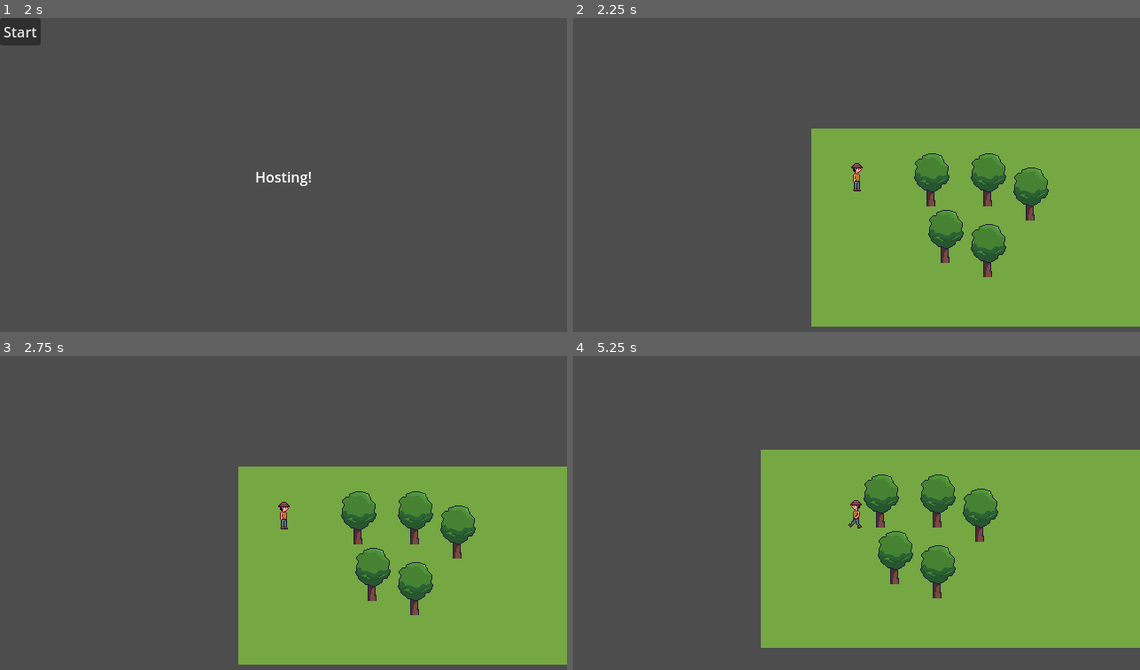
Above: before the commit, frames 1-4 (two rows, left to right).
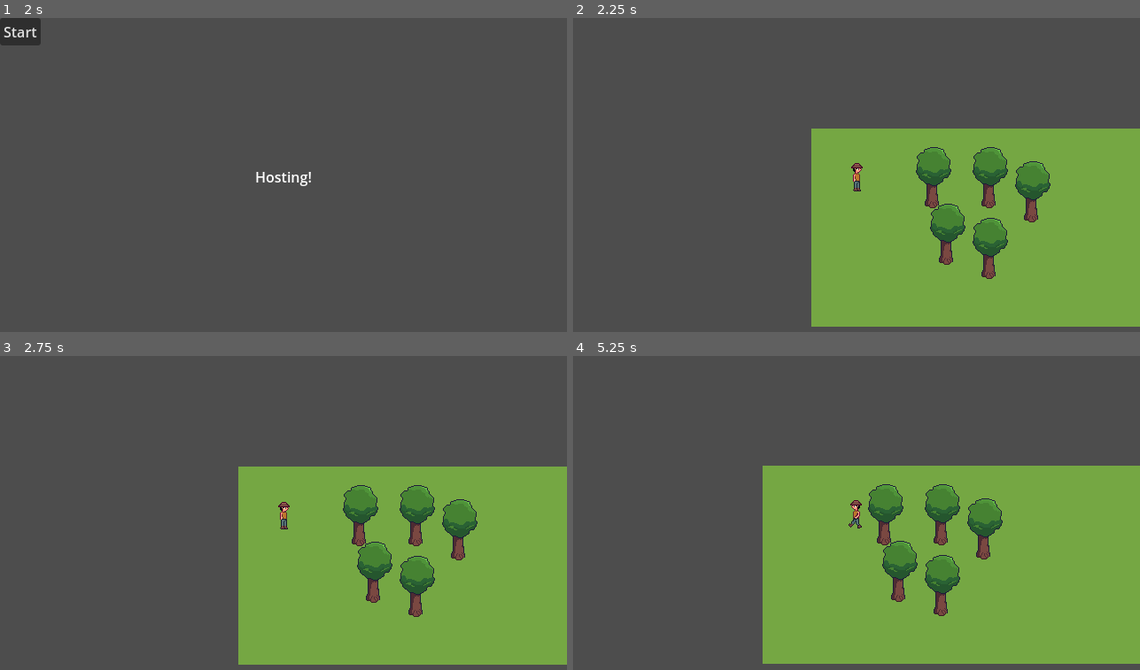
Above: after the commit, the same moments.

Repository: jeisaRaja/hollow-harvest
Game: Godot game, scene res://scenes/ui/main_menu.tscn
The game is run twice, just before and just after one commit, with the same random seed, the same clock (stepped at 60 frames per second) and the same inputs. Before the commit the project has no main scene; this scene is started directly in both runs.
Inputs (mouse positions are in pixels of both pictures, inside the frame that each line leads up to):
- Up to frame 1 (2 s): tap Enter at 0.5 s; move the mouse to (408, 162) at 0.52 s; hold D (right) 0.53-1.25 s; click (408, 162) at 0.6 s; click "Host" at 1.25 s
- Up to frame 2 (2.25 s): click "Start" at 2 s
- Up to frame 3 (2.75 s): no input
- Up to frame 4 (5.25 s): tap Space at 2.75 s; move the mouse to (743, 531) at 2.77 s; hold S (down) 2.78-3.53 s; click (743, 531) at 2.85 s; move the mouse to (913, 443) at 3.52 s; hold D (right) 3.53-4.28 s; click (913, 443) at 3.6 s; move the mouse to (828, 578) at 4.27 s; hold W (up) 4.28-5.03 s; click (828, 578) at 4.35 s; move the mouse to (1026, 563) at 5.02 s; hold A (left) from 5.03 s (still down); click (1026, 563) at 5.1 s

Frame 1 is identical in both runs. In frame 2, 2.4% of the frame differs, in the area x 60-85%, y 41-84%; in frame 3, 2.4%; in frame 4, 11%, in the area x 33-100%, y 29-99%.

Commit message:
feat: add player & tree sprites, animations, and tree-chopping mechanic

Diff:
--- a/components/character.gd
+++ b/components/character.gd
@@ -2,4 +2,5 @@
 extends CharacterBody2D
 
 @export var anim: AnimationPlayer
+@export var current_tool: DataTypes.Tools
 var last_dir: Vector2
--- /dev/null
+++ b/components/damage_component.gd
@@ -0,0 +1,14 @@
+class_name DamageComponent
+extends Node2D
+
+@export var max_damage: int = 1
+@export var current_damage = 0
+
+signal max_damaged_reached
+
+
+func apply_damage(damage: int) -> void:
+	current_damage = clamp(current_damage + damage, 0, max_damage)
+
+	if current_damage == max_damage:
+		max_damaged_reached.emit()
--- /dev/null
+++ b/components/damage_component.tscn
@@ -0,0 +1,7 @@
+[gd_scene load_steps=2 format=3 uid="uid://bkf8tfam7wxdn"]
+
+[ext_resource type="Script" path="res://components/damage_component.gd" id="1_gpw4h"]
+
+[node name="DamageComponent" type="Node2D"]
+script = ExtResource("1_gpw4h")
+max_damage = 3
--- /dev/null
+++ b/components/hit_component.gd
@@ -0,0 +1,5 @@
+class_name HitComponent
+extends Area2D
+
+@export var current_tool: DataTypes.Tools = DataTypes.Tools.None
+@export var hit_damage: int = 1
--- /dev/null
+++ b/components/hit_component.tscn
@@ -0,0 +1,8 @@
+[gd_scene load_steps=2 format=3 uid="uid://byegkdy3vj8re"]
+
+[ext_resource type="Script" path="res://components/hit_component.gd" id="1_7j587"]
+
+[node name="HitComponent" type="Area2D"]
+collision_layer = 8
+collision_mask = 16
+script = ExtResource("1_7j587")
--- /dev/null
+++ b/components/hurt_component.gd
@@ -0,0 +1,12 @@
+class_name HurtComponent
+extends Area2D
+
+@export var tool: DataTypes.Tools = DataTypes.Tools.None
+
+signal on_hurt
+
+
+func _on_area_entered(area: Area2D):
+	var hit_component = area as HitComponent
+	if tool == hit_component.current_tool:
+		on_hurt.emit(hit_component.hit_damage)
--- /dev/null
+++ b/components/hurt_component.tscn
@@ -0,0 +1,10 @@
+[gd_scene load_steps=2 format=3 uid="uid://dmy0b6ck6f7lb"]
+
+[ext_resource type="Script" path="res://components/hurt_component.gd" id="1_8j8t0"]
+
+[node name="HurtComponent" type="Area2D"]
+collision_layer = 16
+collision_mask = 8
+script = ExtResource("1_8j8t0")
+
+[connection signal="area_entered" from="." to="." method="_on_area_entered"]
--- a/components/movement.gd
+++ b/components/movement.gd
@@ -1,7 +1,6 @@
 class_name PlayerMovementComponent
 extends Node
 
-@export var input: InputComponent
 @export var movement_speed: int
 @export var player: Player
 
@@ -11,6 +10,6 @@
 
 
 func handle_movement() -> Vector2:
-	player.velocity = input.direction * movement_speed
+	player.velocity = PlayerInput.direction * movement_speed
 	player.move_and_slide()
-	return input.direction
+	return PlayerInput.direction
--- a/components/player_input.gd
+++ /dev/null
@@ -1,6 +0,0 @@
-class_name PlayerInputComponent
-extends InputComponent
-
-
-func _process(_delta):
-	direction = Input.get_vector("left", "right", "up", "down")
--- /dev/null
+++ b/components/state_machine/chop.gd
@@ -0,0 +1,29 @@
+extends State
+
+@export var hit_component_collision_shape: CollisionShape2D
+
+
+func _ready():
+	hit_component_collision_shape.disabled = true
+	hit_component_collision_shape.position = Vector2.ZERO
+
+
+func enter():
+	PlayerInput.lock()
+	handle_animation_dir()
+	super.enter()
+	hit_component_collision_shape.position = get_hitbox_pos(Vector2(15, 5))
+	hit_component_collision_shape.disabled = false
+
+
+func physics_process(_delta: float):
+	if PlayerInput.use_tool():
+		character.anim.play(animation_name + animation_dir)
+	if character.anim.is_playing():
+		return
+	transitioned.emit(self, "idle")
+
+
+func exit():
+	hit_component_collision_shape.disabled = true
+	PlayerInput.unlock()
--- a/components/state_machine/idle.gd
+++ b/components/state_machine/idle.gd
@@ -7,5 +7,7 @@
 
 
 func physics_process(_delta: float):
+	if character.current_tool == DataTypes.Tools.AxeWood && PlayerInput.use_tool():
+		transitioned.emit(self, "chop")
 	if character.velocity != Vector2.ZERO:
 		transitioned.emit(self, "walk")
--- a/components/state_machine/state.gd
+++ b/components/state_machine/state.gd
@@ -41,3 +41,14 @@
 		animation_dir = directions[dir_index]
 
 	character.anim.play(animation_name + animation_dir)
+
+
+func get_hitbox_pos(face_right_pos: Vector2):
+	if character.last_dir.x > 0:
+		return face_right_pos
+	if character.last_dir.x < 0:
+		return Vector2(-face_right_pos.x, face_right_pos.y)
+	if character.last_dir.y > 0:
+		return Vector2(0, face_right_pos.x)
+	else:
+		return Vector2(0, -face_right_pos.x)
--- /dev/null
+++ b/globals/data_type.gd
@@ -0,0 +1,8 @@
+class_name DataTypes
+
+enum Tools {
+	None,
+	AxeWood,
+	TillGround,
+	WaterCrops,
+}
--- /dev/null
+++ b/globals/player_input.gd
@@ -0,0 +1,23 @@
+extends Node
+var direction: Vector2
+var movement_locked: bool = false
+
+
+func _process(_delta):
+	if not movement_locked:
+		direction = Input.get_vector("left", "right", "up", "down")
+	else:
+		direction = Vector2.ZERO
+
+
+func use_tool() -> bool:
+	var use_tool_value: bool = Input.is_action_just_pressed("hit")
+	return use_tool_value
+
+
+func lock():
+	movement_locked = true
+
+
+func unlock():
+	movement_locked = false
--- a/project.godot
+++ b/project.godot
@@ -11,12 +11,14 @@
 [application]
 
 config/name="hollow-harvest"
+run/main_scene="res://scenes/ui/main_menu.tscn"
 config/features=PackedStringArray("4.3", "GL Compatibility")
 config/icon="res://icon.svg"
 
 [autoload]
 
 Lobby="*res://globals/lobby.gd"
+PlayerInput="*res://globals/player_input.gd"
 
 [display]
 
@@ -46,10 +48,19 @@
 "events": [Object(InputEventKey,"resource_local_to_scene":false,"resource_name":"","device":-1,"window_id":0,"alt_press …(192 unchanged characters)…
 ]
 }
+hit={
+"deadzone": 0.5,
+"events": [Object(InputEventMouseButton,"resource_local_to_scene":false,"resource_name":"","device":-1,"window_id":0,"alt_pressed":false,"shift_pressed":false,"ctrl_pressed":false,"meta_pressed":false,"button_mask":0,"position":Vector2(0, 0),"global_position":Vector2(0, 0),"factor":1.0,"button_index":1,"canceled":false,"pressed":false,"double_click":false,"script":null)
+]
+}
 
 [layer_names]
 
 2d_physics/layer_1="Ground"
+2d_physics/layer_2="Player"
+2d_physics/layer_3="Interactable"
+2d_physics/layer_4="Tool"
+2d_physics/layer_5="Object"
 
 [rendering]
 
--- /dev/null
+++ b/scenes/objects/tree_1.gd
@@ -0,0 +1,29 @@
+extends Sprite2D
+
+@onready var hurt_component: HurtComponent = $HurtComponent
+@onready var damage_component: DamageComponent = $DamageComponent
+
+
+func _ready():
+	hurt_component.on_hurt.connect(_on_hurt.rpc)
+	damage_component.max_damaged_reached.connect(_on_max_damaged_reached)
+
+
+@rpc("any_peer", "call_local", "reliable")
+func _on_hurt(hit_damage: int) -> void:
+	damage_component.apply_damage(hit_damage)
+	material.set_shader_parameter("shake_intensity", 1)
+	await get_tree().create_timer(0.5).timeout
+	material.set_shader_parameter("shake_intensity", 0.0)
+
+
+# func shake_tree():
+# 	damage_component.apply_damage(hit_damage)
+# 	material.set_shader_parameter("shake_intensity", 1)
+# 	await get_tree().create_timer(0.5).timeout
+# 	material.set_shader_parameter("shake_intensity", 0.0)
+
+
+func _on_max_damaged_reached():
+	print("max damage reached")
+	queue_free()
--- a/scenes/objects/tree_1.tscn
+++ b/scenes/objects/tree_1.tscn
@@ -1,22 +1,51 @@
-[gd_scene load_steps=4 format=3 uid="uid://dv1tw8jny5a7h"]
+[gd_scene load_steps=11 format=3 uid="uid://dv1tw8jny5a7h"]
 
 [ext_resource type="Texture2D" uid="uid://cfqaj8xdjvf1t" path="res://arts/trees.png" id="1_lcr1a"]
+[ext_resource type="Shader" path="res://scenes/objects/tree_shake.gdshader" id="1_yhmqj"]
+[ext_resource type="PackedScene" uid="uid://dmy0b6ck6f7lb" path="res://components/hurt_component.tscn" id="2_7otqi"]
+[ext_resource type="Script" path="res://scenes/objects/tree_1.gd" id="2_xtnx1"]
+[ext_resource type="PackedScene" uid="uid://bkf8tfam7wxdn" path="res://components/damage_component.tscn" id="3_mqsi2"]
+
+[sub_resource type="ShaderMaterial" id="ShaderMaterial_iay77"]
+resource_local_to_scene = true
+shader = ExtResource("1_yhmqj")
+shader_parameter/shake_intensity = 0.0
+shader_parameter/shake_speed = 20.0
 
 [sub_resource type="AtlasTexture" id="AtlasTexture_pdry3"]
 atlas = ExtResource("1_lcr1a")
-region = Rect2(0.389095, 0, 47.6109, 64)
+region = Rect2(0.389095, 0, 63.6109, 72)
 
-[sub_resource type="RectangleShape2D" id="RectangleShape2D_5pwsp"]
-size = Vector2(10, 4)
+[sub_resource type="CircleShape2D" id="CircleShape2D_t3hlm"]
+radius = 8.0
+
+[sub_resource type="RectangleShape2D" id="RectangleShape2D_stdqp"]
+size = Vector2(10, 20)
+
+[sub_resource type="SceneReplicationConfig" id="SceneReplicationConfig_bj8ud"]
 
 [node name="Tree_1" type="Sprite2D"]
-position = Vector2(-1, -22)
+material = SubResource("ShaderMaterial_iay77")
+position = Vector2(0, -25)
 texture = SubResource("AtlasTexture_pdry3")
-offset = Vector2(1, -10)
+offset = Vector2(1, -9)
+script = ExtResource("2_xtnx1")
 
 [node name="StaticBody2D" type="StaticBody2D" parent="."]
-position = Vector2(0, 4)
+position = Vector2(1, 5)
 
 [node name="CollisionShape2D" type="CollisionShape2D" parent="StaticBody2D"]
-position = Vector2(0, 16)
-shape = SubResource("RectangleShape2D_5pwsp")
+position = Vector2(-1, 15)
+shape = SubResource("CircleShape2D_t3hlm")
+
+[node name="HurtComponent" parent="." instance=ExtResource("2_7otqi")]
+
+[node name="CollisionShape2D" type="CollisionShape2D" parent="HurtComponent"]
+position = Vector2(0, 15)
+shape = SubResource("RectangleShape2D_stdqp")
+debug_color = Color(0.731954, 0.401012, 0.653894, 0.42)
+
+[node name="DamageComponent" parent="." instance=ExtResource("3_mqsi2")]
+
+[node name="MultiplayerSynchronizer" type="MultiplayerSynchronizer" parent="."]
+replication_config = SubResource("SceneReplicationConfig_bj8ud")
--- /dev/null
+++ b/scenes/objects/tree_shake.gdshader
@@ -0,0 +1,23 @@
+shader_type canvas_item;
+
+uniform float shake_intensity = 1.0;
+uniform float shake_speed = 20.0;
+
+void vertex() {
+	// Called for every vertex the material is visible on.
+	vec2 shake = vec2(0.0);
+
+	if(VERTEX.y < 0.0){
+		shake.x = sin(TIME * shake_speed + VERTEX.y) * shake_intensity;
+	}
+	VERTEX.xy += shake;
+}
+
+void fragment() {
+	// Called for every pixel the material is visible on.
+}
+
+//void light() {
+	// Called for every pixel for every light affecting the CanvasItem.
+	// Uncomment to replace the default light processing function with this one.
+//}
--- a/scenes/player/player.gd
+++ b/scenes/player/player.gd
@@ -32,17 +32,6 @@
 	if dir != Vector2.ZERO:
 		last_dir = dir
 
-	# if dir == Vector2.ZERO:
-	# 	if last_dir.x != 0:
-	# 		anim.play("idle_right" if last_dir.x > 0 else "idle_left")
-	# 	else:
-	# 		anim.play("idle_down" if last_dir.y > 0 else "idle_up")
-	# else:
-	# 	if dir.x != 0:
-	# 		anim.play("walk_right" if dir.x > 0 else "walk_left")
-	# 	else:
-	# 		anim.play("walk_down" if dir.y > 0 else "walk_up")
-
 
 func update_camera_position():
 	camera_instance.global_position = global_position
--- a/scenes/player/player.tscn
+++ b/scenes/player/player.tscn
@@ -1,16 +1,17 @@
-[gd_scene load_steps=21 format=3 uid="uid://dgtaent0adqah"]
+[gd_scene load_steps=27 format=3 uid="uid://dgtaent0adqah"]
 
 [ext_resource type="Script" path="res://scenes/player/player.gd" id="1_2wf3d"]
 [ext_resource type="Texture2D" uid="uid://bis3jw7ymw50a" path="res://arts/player.png" id="1_fo3sf"]
 [ext_resource type="PackedScene" uid="uid://foo4k54k71f2" path="res://scenes/player/player_camera.tscn" id="2_e6xf5"]
 [ext_resource type="Script" path="res://components/movement.gd" id="2_gmcet"]
-[ext_resource type="Script" path="res://components/player_input.gd" id="3_uv3a3"]
 [ext_resource type="Script" path="res://components/state_machine/state_machine.gd" id="6_aw664"]
 [ext_resource type="Script" path="res://components/state_machine/idle.gd" id="7_3ywso"]
+[ext_resource type="Script" path="res://components/state_machine/chop.gd" id="8_gm067"]
 [ext_resource type="Script" path="res://components/state_machine/walk.gd" id="8_u7wb8"]
-
-[sub_resource type="RectangleShape2D" id="RectangleShape2D_4xb7o"]
-size = Vector2(12, 2)
+[ext_resource type="PackedScene" uid="uid://byegkdy3vj8re" path="res://components/hit_component.tscn" id="9_icibe"]
+
+[sub_resource type="CircleShape2D" id="CircleShape2D_hsbfp"]
+radius = 4.0
 
 [sub_resource type="SceneReplicationConfig" id="SceneReplicationConfig_77v5m"]
 properties/0/path = NodePath(".:position")
@@ -176,9 +177,81 @@
 "values": [4, 5, 6, 7]
 }
 
+[sub_resource type="Animation" id="Animation_nh5jb"]
+resource_name = "chop_up"
+length = 0.4
+step = 0.2
+tracks/0/type = "value"
+tracks/0/imported = false
+tracks/0/enabled = true
+tracks/0/path = NodePath("Sprite2D:frame")
+tracks/0/interp = 1
+tracks/0/loop_wrap = true
+tracks/0/keys = {
+"times": PackedFloat32Array(0, 0.2),
+"transitions": PackedFloat32Array(1, 1),
+"update": 1,
+"values": [33, 34]
+}
+
+[sub_resource type="Animation" id="Animation_nvsnd"]
+resource_name = "chop_down"
+length = 0.4
+step = 0.1
+tracks/0/type = "value"
+tracks/0/imported = false
+tracks/0/enabled = true
+tracks/0/path = NodePath("Sprite2D:frame")
+tracks/0/interp = 1
+tracks/0/loop_wrap = true
+tracks/0/keys = {
+"times": PackedFloat32Array(0, 0.2),
+"transitions": PackedFloat32Array(1, 1),
+"update": 1,
+"values": [30, 31]
+}
+
+[sub_resource type="Animation" id="Animation_2m166"]
+resource_name = "chop_right"
+length = 0.4
+step = 0.2
+tracks/0/type = "value"
+tracks/0/imported = false
+tracks/0/enabled = true
+tracks/0/path = NodePath("Sprite2D:frame")
+tracks/0/interp = 1
+tracks/0/loop_wrap = true
+tracks/0/keys = {
+"times": PackedFloat32Array(0, 0.2),
+"transitions": PackedFloat32Array(1, 1),
+"update": 1,
+"values": [27, 28]
+}
+
+[sub_resource type="Animation" id="Animation_43jwr"]
+resource_name = "chop_left"
+length = 0.4
+step = 0.2
+tracks/0/type = "value"
+tracks/0/imported = false
+tracks/0/enabled = true
+tracks/0/path = NodePath("Sprite2D:frame")
+tracks/0/interp = 1
+tracks/0/loop_wrap = true
+tracks/0/keys = {
+"times": PackedFloat32Array(0, 0.2),
+"transitions": PackedFloat32Array(1, 1),
+"update": 1,
+"values": [24, 25]
+}
+
 [sub_resource type="AnimationLibrary" id="AnimationLibrary_aw2v0"]
 _data = {
 "RESET": SubResource("Animation_awljg"),
+"chop_down": SubResource("Animation_nvsnd"),
+"chop_left": SubResource("Animation_43jwr"),
+"chop_right": SubResource("Animation_2m166"),
+"chop_up": SubResource("Animation_nh5jb"),
 "idle_down": SubResource("Animation_xk5l6"),
 "idle_left": SubResource("Animation_larv5"),
 "idle_right": SubResource("Animation_y12qg"),
@@ -189,6 +262,9 @@
 "walk_up": SubResource("Animation_2lfa2")
 }
 
+[sub_resource type="CircleShape2D" id="CircleShape2D_ta2gn"]
+radius = 5.09902
+
 [node name="Player" type="CharacterBody2D" node_paths=PackedStringArray("movement", "anim")]
 y_sort_enabled = true
 position = Vector2(0, -16)
@@ -197,6 +273,7 @@
 player_camera = ExtResource("2_e6xf5")
 movement = NodePath("MovementComponent")
 anim = NodePath("AnimationPlayer")
+current_tool = 1
 
 [node name="Sprite2D" type="Sprite2D" parent="."]
 position = Vector2(0, -8)
@@ -204,17 +281,13 @@
 hframes = 36
 
 [node name="CollisionShape2D" type="CollisionShape2D" parent="."]
-position = Vector2(0, 15)
-shape = SubResource("RectangleShape2D_4xb7o")
-
-[node name="MovementComponent" type="Node" parent="." node_paths=PackedStringArray("input", "player")]
+position = Vector2(0, 13)
+shape = SubResource("CircleShape2D_hsbfp")
+
+[node name="MovementComponent" type="Node" parent="." node_paths=PackedStringArray("player")]
 script = ExtResource("2_gmcet")
-input = NodePath("../PlayerInputComponent")
 movement_speed = 100
 player = NodePath("..")
-
-[node name="PlayerInputComponent" type="Node" parent="."]
-script = ExtResource("3_uv3a3")
 
 [node name="MultiplayerSynchronizer" type="MultiplayerSynchronizer" parent="."]
 replication_config = SubResource("SceneReplicationConfig_77v5m")
@@ -237,3 +310,15 @@
 [node name="Walk" type="Node" parent="StateMachine"]
 script = ExtResource("8_u7wb8")
 animation_name = "walk"
+
+[node name="Chop" type="Node" parent="StateMachine" node_paths=PackedStringArray("hit_component_collision_shape")]
+script = ExtResource("8_gm067")
+hit_component_collision_shape = NodePath("../../HitComponent/CollisionShape2D")
+animation_name = "chop"
+
+[node name="HitComponent" parent="." instance=ExtResource("9_icibe")]
+
+[node name="CollisionShape2D" type="CollisionShape2D" parent="HitComponent"]
+position = Vector2(15, 5)
+shape = SubResource("CircleShape2D_ta2gn")
+debug_color = Color(0.70448, 0.430343, 0.620524, 0.42)
Binary file changed: arts/trees.png
